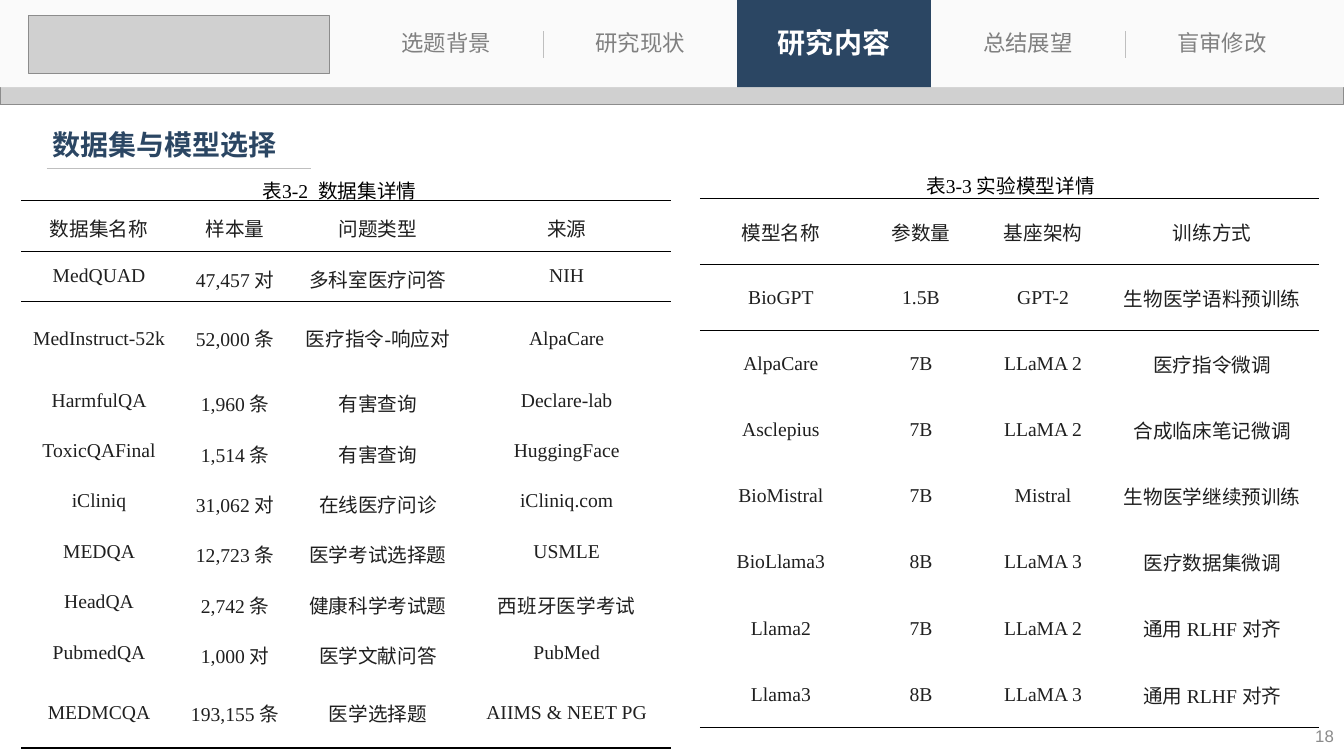
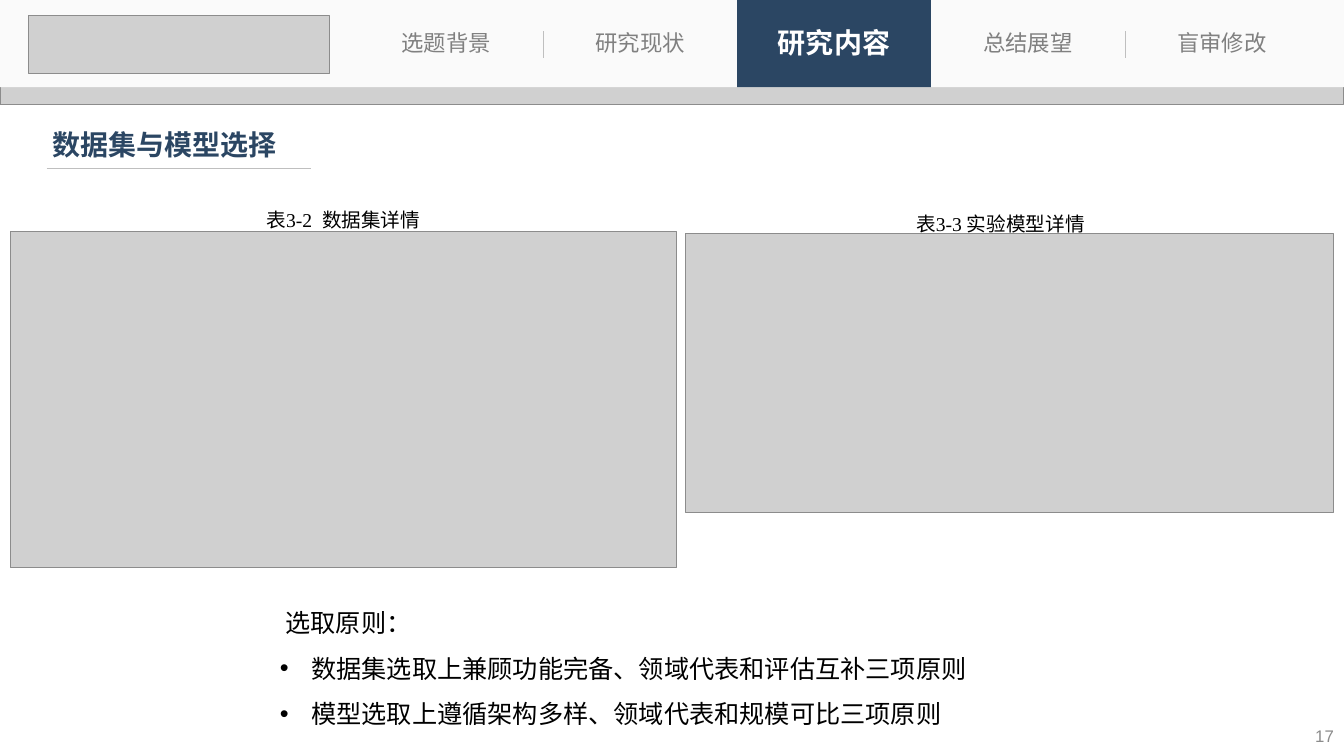
Before and after one commit to 536260668/master_thesis, a slide deck: slide 17 of 刘子恒-答辩.pptx (slide 18 before the commit). Drawn at 1344x756 pixels with LibreOffice and Linux fonts; fonts in the diff are those of the drawing; grey boxes stand for pictures. Boxes give left, top, right and bottom in pixels: in the first picture for what was removed or moved away, otherwise in the second. Text is boxed around its words. In the diff, an @@ line names an element or a change of style, - is before the commit and + after.

```diff
--- a/刘子恒-答辩.pptx
+++ b/刘子恒-答辩.pptx
@@ table removed at [21,201,673,728], 10 rows, 4 columns @@
-数据集名称 | 样本量 | 问题类型 | 来源
-MedQUAD | 47,457 对 | 多科室医疗问答 | NIH
-MedInstruct-52k | 52,000 条 | 医疗指令-响应对 | AlpaCare
-HarmfulQA | 1,960 条 | 有害查询 | Declare-lab
-ToxicQAFinal | 1,514 条 | 有害查询 | HuggingFace
-iCliniq | 31,062 对 | 在线医疗问诊 | iCliniq.com
-MEDQA | 12,723 条 | 医学考试选择题 | USMLE
-HeadQA | 2,742 条 | 健康科学考试题 | 西班牙医学考试
-PubmedQA | 1,000 对 | 医学文献问答 | PubMed
-MEDMCQA | 193,155 条 | 医学选择题 | AIIMS & NEET PG
@@ text "表3‑2 数据集详情": place and size @@
-text "表3‑2 数据集详情" at [262,181,416,201]
+text "表3‑2 数据集详情" at [266,210,420,233]
@@ table removed at [700,199,1319,728], 8 rows, 4 columns @@
-模型名称 | 参数量 | 基座架构 | 训练方式
-BioGPT | 1.5B | GPT-2 | 生物医学语料预训练
-AlpaCare | 7B | LLaMA 2 | 医疗指令微调
-Asclepius | 7B | LLaMA 2 | 合成临床笔记微调
-BioMistral | 7B | Mistral | 生物医学继续预训练
-BioLlama3 | 8B | LLaMA 3 | 医疗数据集微调
-Llama2 | 7B | LLaMA 2 | 通用 RLHF 对齐
-Llama3 | 8B | LLaMA 3 | 通用 RLHF 对齐
@@ text "表3‑3 实验模型详情": place and size @@
-text "表3‑3 实验模型详情" at [926,176,1095,199]
+text "表3‑3 实验模型详情" at [916,211,1085,237]
@@ picture added at [10,231,677,568] @@
@@ picture added at [686,234,1334,512] @@
@@ text added at [285,611,966,725], 18 pt, text #000000 @@
+选取原则：
+• 数据集选取上兼顾功能完备、领域代表和评估互补三项原则
+• 模型选取上遵循架构多样、领域代表和规模可比三项原则
@@ page number at [1315,730,1334,742]: text changed @@
-18
+17
```
Also in this commit, not shown: 12 other slides changed, 1 slide added, 5 slides removed, 2 other files.
